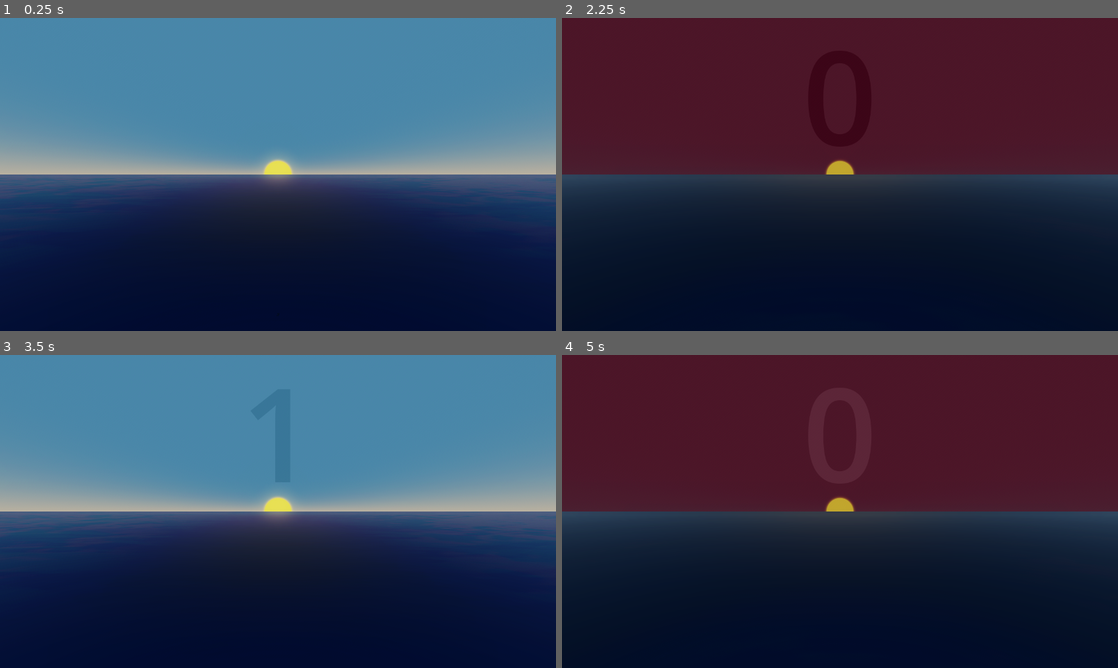
Above: before the commit, frames 1-4 (two rows, left to right).
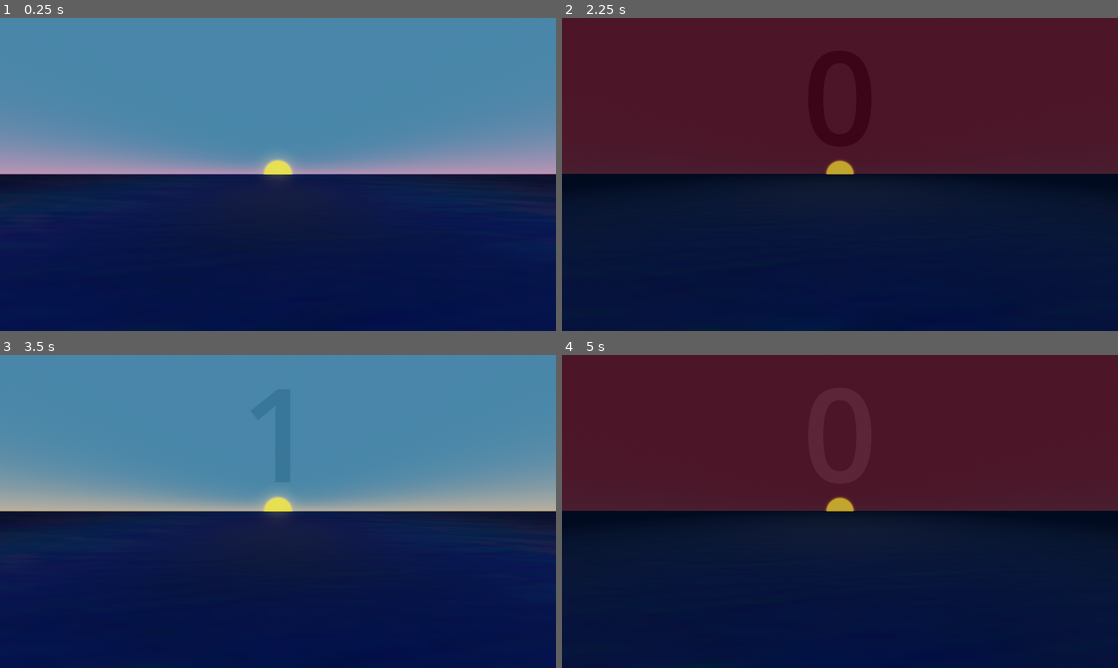
Above: after the commit, the same moments.

Repository: HyperGameDev/Relaxing_Bubble_Pop
Game: Godot game, scene res://ZEN.tscn
Same seed, same stepped clock (60 frames per second), same inputs: the game is played once before the commit and once after it.
Inputs (mouse positions are in pixels of both pictures, inside the frame that each line leads up to):
- Up to frame 1 (0.25 s): no input
- Up to frame 2 (2.25 s): tap Enter at 0.5, 2 s; move the mouse to (962, 158) at 0.52 s; hold C (Count) 0.53-1.28 s; tap Space at 1.25 s; move the mouse to (728, 190) at 1.27 s; hold L (Left) 1.28-2.03 s; tap D (Dark) at 1.35 s; move the mouse to (895, 105) at 2.02 s; hold C (Count) from 2.03 s (still down)
- Up to frame 3 (3.5 s): tap Space at 2.75 s; move the mouse to (250, 574) at 2.77 s; release C (Count) at 2.78 s; tap D (Dark) at 2.85 s
- Up to frame 4 (5 s): tap Enter at 3.5 s; move the mouse to (1006, 558) at 3.52 s; hold C (Count) 3.53-4.28 s; hold L (Left) from 3.53 s (still down); tap Space at 4.25 s; move the mouse to (673, 464) at 4.27 s; tap D (Dark) at 4.35 s

The runs differ from the first frame. In frame 1, 15% of the frame differs, in the area x 0-100%, y 48-100%; in frame 2, 6.2%; in frame 3, 15%, in the area x 0-100%, y 49-100%; in frame 4, 7.7%.

Commit message:
visual changes mostly

Diff:
--- a/ZEN.tscn
+++ b/ZEN.tscn
@@ -37,7 +37,7 @@
 
 [sub_resource type="ProceduralSkyMaterial" id="ProceduralSkyMaterial_vprnn"]
 sky_top_color = Color(0.403922, 0.631373, 0.780392, 1)
-sky_horizon_color = Color(1, 0.917647, 0.741176, 1)
+sky_horizon_color = Color(1, 0.74, 0.904667, 1)
 sky_curve = 0.0652914
 ground_bottom_color = Color(0, 0.0509804, 0.184314, 1)
 ground_horizon_color = Color(0.443137, 0.47451, 0.560784, 1)
@@ -80,13 +80,24 @@
 size = Vector3(200, 1, 100)
 
 [sub_resource type="BoxMesh" id="BoxMesh_ikken"]
-size = Vector3(200, 1, 90)
+flip_faces = true
+size = Vector3(200, -0.635, 95.355)
 
 [sub_resource type="Gradient" id="Gradient_w8qet"]
+colors = PackedColorArray(0.790454, 0.182294, 0.214721, 1, 1, 1, 1, 1)
 
 [sub_resource type="FastNoiseLite" id="FastNoiseLite_t5nc6"]
+noise_type = 2
+frequency = 0.0875
+fractal_type = 3
+fractal_lacunarity = 4.01
+cellular_distance_function = 3
+cellular_return_type = 0
+domain_warp_enabled = true
+domain_warp_amplitude = 2.505
 
 [sub_resource type="NoiseTexture2D" id="NoiseTexture2D_uv12l"]
+as_normal_map = true
 color_ramp = SubResource("Gradient_w8qet")
 noise = SubResource("FastNoiseLite_t5nc6")
 
@@ -98,6 +109,7 @@
 cellular_jitter = 0.3
 
 [sub_resource type="NoiseTexture2D" id="NoiseTexture2D_0gq50"]
+in_3d_space = true
 generate_mipmaps = false
 seamless = true
 as_normal_map = true
@@ -111,23 +123,26 @@
 cull_mode = 1
 diffuse_mode = 2
 specular_mode = 2
-albedo_color = Color(0.783187, 0.240571, 0, 1)
+albedo_color = Color(0.616013, 0.395654, 0.238012, 1)
 albedo_texture = SubResource("NoiseTexture2D_0gq50")
 metallic = 0.85
 metallic_specular = 0.0
 roughness = 0.7
 ao_light_affect = 1.0
 refraction_scale = -1.0
+disable_receive_shadows = true
 
 [sub_resource type="StandardMaterial3D" id="StandardMaterial3D_0f1yq"]
 next_pass = SubResource("StandardMaterial3D_08qf6")
 blend_mode = 1
-cull_mode = 1
-albedo_color = Color(0, 0, 0, 1)
+albedo_color = Color(0.400698, 0.400698, 0.400698, 1)
 albedo_texture = SubResource("NoiseTexture2D_uv12l")
-metallic = 0.13
+metallic = 0.48
 metallic_specular = 0.0
-uv1_triplanar = true
+roughness = 0.85
+distance_fade_mode = 1
+distance_fade_min_distance = 76.01
+distance_fade_max_distance = 0.0
 
 [sub_resource type="Animation" id="Animation_h3s4m"]
 length = 0.001
--- a/bubble.gd
+++ b/bubble.gd
@@ -43,9 +43,11 @@
 				Messenger.update_bubbles_left.emit(-1)
 				Sound.audio_pop.play()
 			popped = true
-			var food = load("res://bubble_food.tscn").instantiate()
-			get_tree().get_current_scene().add_child(food)
-			food.global_position = global_position + Vector3(.0,2.,.0)
+			if !floating:
+				var food = load("res://bubble_food.tscn").instantiate()
+				get_tree().get_current_scene().add_child(food)
+				food.global_position = global_position # + Vector3(.0,2.,.0)
+				food.global_rotation.y = global_rotation.y
 			bubble_mesh.visible = false
 			await get_tree().create_timer($Particles_Pop.lifetime).timeout
 			queue_free()
--- a/bubble_food.tscn
+++ b/bubble_food.tscn
@@ -1,30 +1,32 @@
 [gd_scene load_steps=4 format=3 uid="uid://c6uauru1bj1cw"]
 
-[ext_resource type="Material" uid="uid://drnh2niqlv7ox" path="res://bubble_food.tres" id="1_fcv5m"]
+[ext_resource type="Material" uid="uid://b38cafcxgkkgn" path="res://bubble_food_overlay.tres" id="1_ub0rm"]
 
 [sub_resource type="BoxShape3D" id="BoxShape3D_357fx"]
-size = Vector3(2.373, 0.01, 2.472)
+size = Vector3(1, 0.01, 1)
 
 [sub_resource type="PlaneMesh" id="PlaneMesh_182dp"]
-size = Vector2(1, 1)
+size = Vector2(0.4, 0.4)
+orientation = 2
 
 [node name="Bubble_food" type="RigidBody3D"]
+gravity_scale = -0.3
 
 [node name="CollisionShape3D" type="CollisionShape3D" parent="."]
 transform = Transform3D(1, 0, 0, 0, 1, 0, 0, 0, 1, -0.0549316, -0.00311279, -0.0947876)
 shape = SubResource("BoxShape3D_357fx")
 
 [node name="MeshInstance3D" type="MeshInstance3D" parent="."]
-transform = Transform3D(0.938613, 0, 0.344971, 0, 1, 0, -0.344971, 0, 0.938613, -0.607604, 0, 0.158342)
+transform = Transform3D(0.938613, 0, 0.344971, 0, 1, 0, -0.344971, 0, 0.938613, -0.287449, 0, 0.11126)
 mesh = SubResource("PlaneMesh_182dp")
-surface_material_override/0 = ExtResource("1_fcv5m")
+surface_material_override/0 = ExtResource("1_ub0rm")
 
 [node name="MeshInstance3D2" type="MeshInstance3D" parent="."]
-transform = Transform3D(0.904321, 0, -0.426853, 0, 1, 0, 0.426853, 0, 0.904321, 0.469714, 0, 0.442344)
+transform = Transform3D(0.904321, 0, -0.426853, 0, 1, 0, 0.426853, 0, 0.904321, 0.196642, 0, 0.12219)
 mesh = SubResource("PlaneMesh_182dp")
-surface_material_override/0 = ExtResource("1_fcv5m")
+surface_material_override/0 = ExtResource("1_ub0rm")
 
 [node name="MeshInstance3D3" type="MeshInstance3D" parent="."]
-transform = Transform3D(0.821219, 0, 0.570613, 0, 1, 0, -0.570613, 0, 0.821219, 0.118872, 0, -0.635448)
+transform = Transform3D(0.821219, 0, 0.570613, 0, 1, 0, -0.570613, 0, 0.821219, -0.0223724, 0, -0.277629)
 mesh = SubResource("PlaneMesh_182dp")
-surface_material_override/0 = ExtResource("1_fcv5m")
+surface_material_override/0 = ExtResource("1_ub0rm")
--- /dev/null
+++ b/bubble_food2.tres
@@ -0,0 +1,56 @@
+[gd_resource type="StandardMaterial3D" load_steps=8 format=3 uid="uid://duawyna8ipmyq"]
+
+[sub_resource type="Gradient" id="Gradient_8n87s"]
+interpolation_mode = 2
+offsets = PackedFloat32Array(0, 0.441048)
+colors = PackedColorArray(6.75756e-05, 0.494209, 0.917446, 1, 0.617456, 0.617454, 0.617454, 1)
+
+[sub_resource type="FastNoiseLite" id="FastNoiseLite_sinwu"]
+noise_type = 2
+frequency = 0.0005
+fractal_type = 3
+fractal_lacunarity = 1.66
+fractal_gain = 0.555
+fractal_weighted_strength = 0.13
+cellular_distance_function = 1
+cellular_jitter = 0.0
+cellular_return_type = 3
+domain_warp_type = 2
+domain_warp_frequency = -0.055
+
+[sub_resource type="NoiseTexture2D" id="NoiseTexture2D_hpjy5"]
+generate_mipmaps = false
+seamless = true
+seamless_blend_skirt = 0.974
+color_ramp = SubResource("Gradient_8n87s")
+noise = SubResource("FastNoiseLite_sinwu")
+
+[sub_resource type="Gradient" id="Gradient_617xc"]
+
+[sub_resource type="GradientTexture2D" id="GradientTexture2D_emmqt"]
+gradient = SubResource("Gradient_617xc")
+fill_from = Vector2(1, 0)
+
+[sub_resource type="Gradient" id="Gradient_nb0vs"]
+colors = PackedColorArray(0.91664, 0.91664, 0.91664, 1, 0.903598, 0.903598, 0.903598, 1)
+
+[sub_resource type="GradientTexture2D" id="GradientTexture2D_82oqq"]
+gradient = SubResource("Gradient_nb0vs")
+fill = 1
+fill_from = Vector2(0.58547, 0.311966)
+repeat = 2
+
+[resource]
+diffuse_mode = 2
+albedo_color = Color(0.822479, 0.90546, 1, 1)
+albedo_texture = SubResource("NoiseTexture2D_hpjy5")
+metallic = 0.01
+metallic_specular = 0.38
+roughness = 0.86
+roughness_texture = SubResource("GradientTexture2D_82oqq")
+ao_light_affect = 1.0
+ao_texture = SubResource("GradientTexture2D_emmqt")
+heightmap_scale = -8.172
+uv1_triplanar = true
+uv1_triplanar_sharpness = 0.57435
+uv1_world_triplanar = true
--- /dev/null
+++ b/bubble_food_overlay.tres
@@ -0,0 +1,5 @@
+[gd_resource type="StandardMaterial3D" format=3 uid="uid://b38cafcxgkkgn"]
+
+[resource]
+render_priority = 1
+albedo_color = Color(0.3024, 0.4312, 0.56, 1)
--- a/world_environment.gd
+++ b/world_environment.gd
@@ -1,4 +1,5 @@
 extends WorldEnvironment
+
 
 var dark_mode: bool = false
 @onready var directional_light_1: DirectionalLight3D = %DirectionalLight3D
